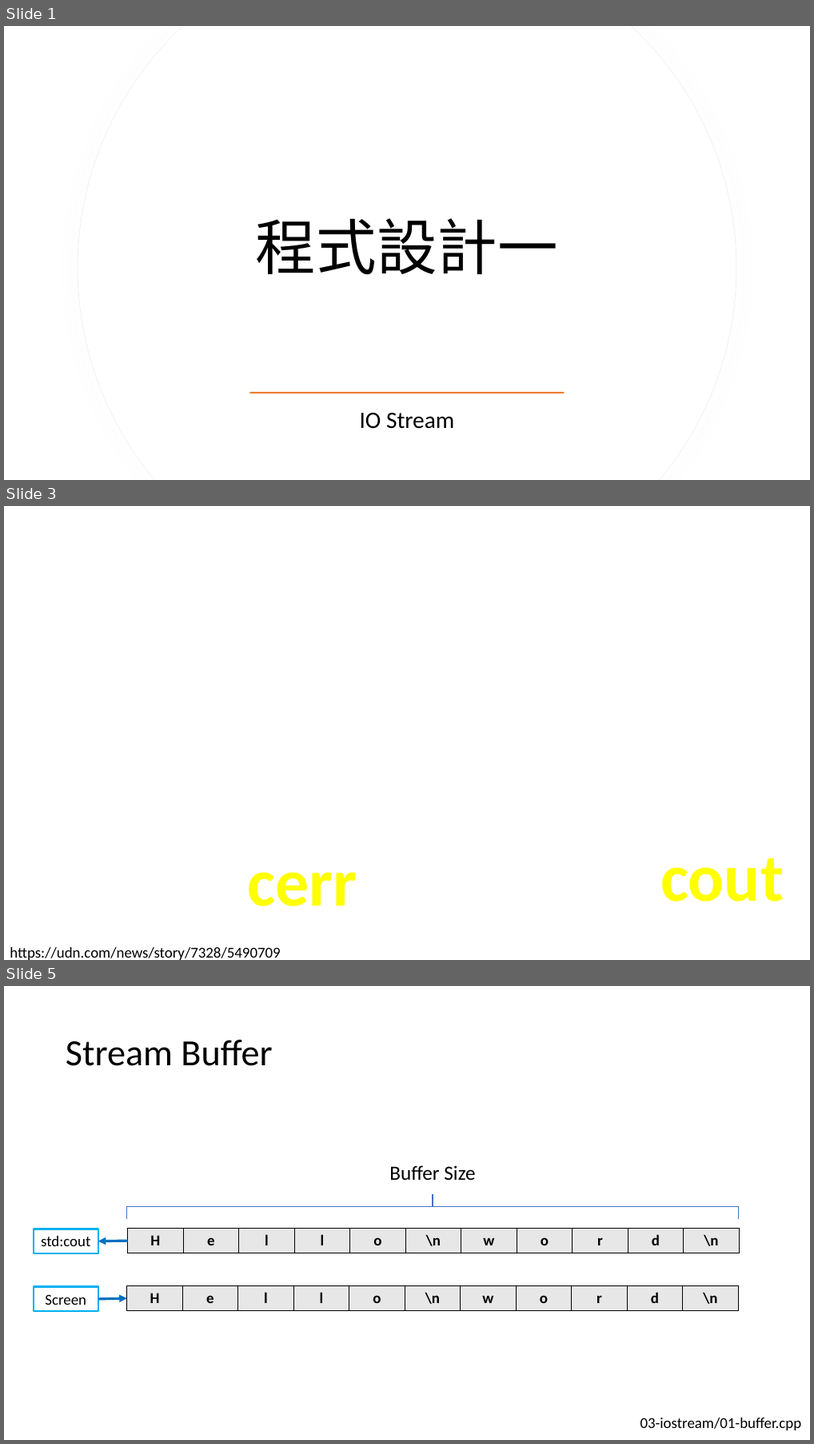
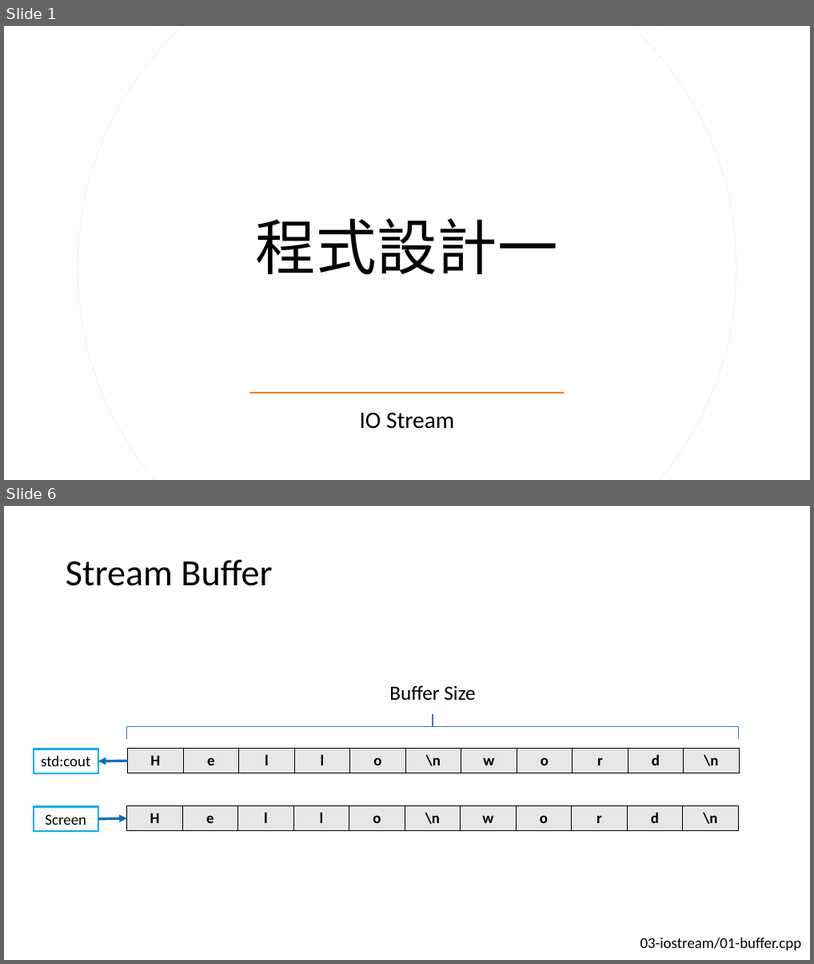
Before and after one commit to CNOCycle/cpp_tutorial, a slide deck: 03-iostream/00-iostream.pptx. Shown one above the other, each under a label of ours: slides 1, 3 and 5 before the commit, slides 1 and 6 after it; the slides between them are not shown. The pictures are 814x1444 and 814x964 pixels, drawn with LibreOffice and Linux fonts; fonts in the diff are those of the drawing; background and template pictures are left out. Boxes give left, top, right and bottom in pixels: in the first picture for what was removed or moved away, otherwise in the second. Text is boxed around its words. In the diff, an @@ line names an element or a change of style, - is before the commit and + after.

```diff
--- a/03-iostream/00-iostream.pptx
+++ b/03-iostream/00-iostream.pptx
@@ slide 3 removed at (x1=4, y1=506, x2=810, y2=960), background picture (left out) @@
@@ text removed at (x1=661, y1=858, x2=784, y2=901) @@
-cout
@@ text removed at (x1=247, y1=872, x2=357, y2=906) @@
-cerr
@@ text removed at (x1=10, y1=947, x2=280, y2=960) @@
-https://udn.com/news/story/7328/5490709
@@ what was slide 5 is now slide 6 @@
```
Also in this commit, not shown: 4 slides changed, 2 slides added, 2 other files.
